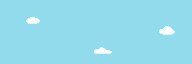
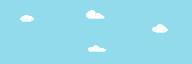
Comparing the layer stacks of the two 192 x 64 images. Changes:
removed layer "Layer 1 copy" over [26, 17, 175, 54]
added layer "cloud4" above "cloud3" over [86, 10, 105, 19]
added layer "cloud3" above "cloud2" over [152, 24, 168, 33]
added layer "cloud2" above "cloud1" over [88, 45, 106, 52]
added layer "cloud1" above "level-background-tile" over [20, 15, 34, 22]
